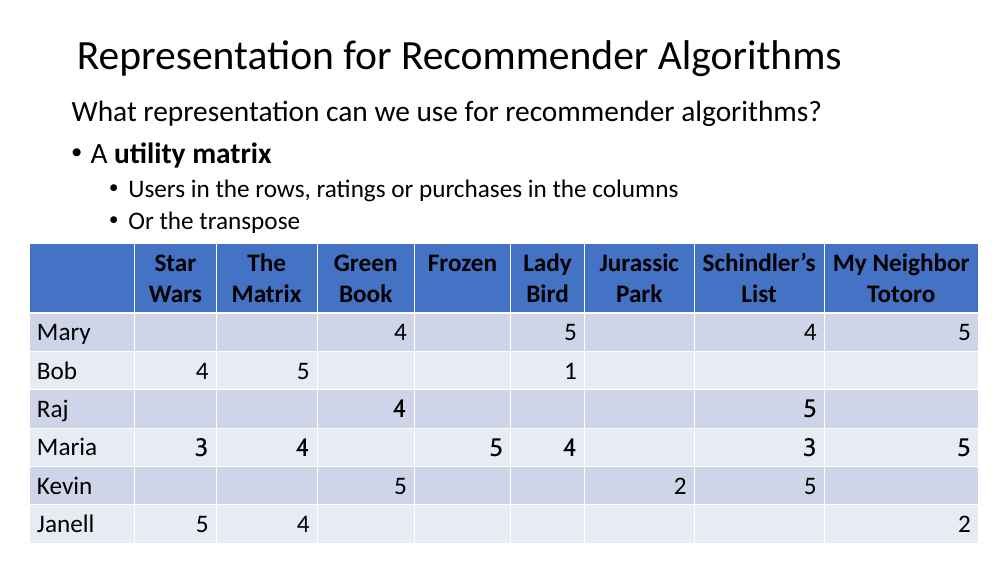
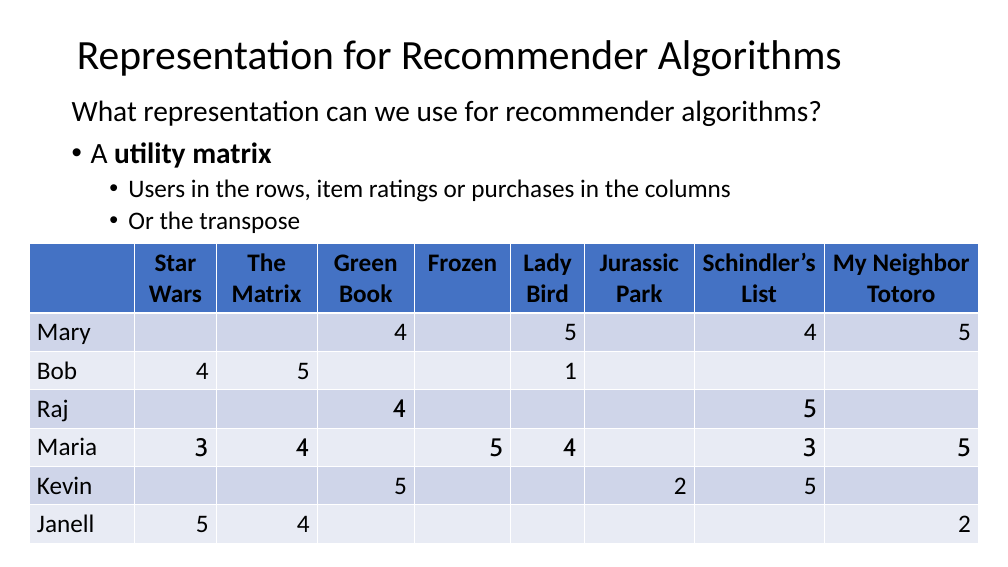
Before and after one commit to StephenElston/CSCI-E-108, a slide deck: slide 12 of slides/8_RecommenderSystems.pptx (slide 13 before the commit). Drawn at 1008x567 pixels with LibreOffice and Linux fonts; fonts in the diff are those of the drawing. Boxes give left, top, right and bottom in pixels: in the first picture for what was removed or moved away, otherwise in the second. Text is boxed around its words. In the diff, an @@ line names an element or a change of style, - is before the commit and + after.

Commit message:
Corrected typos in slides

```diff
--- a/slides/8_RecommenderSystems.pptx
+++ b/slides/8_RecommenderSystems.pptx
@@ text at (x1=128, y1=179, x2=731, y2=202): text changed @@
-  • Users in the rows, ratings or purchases in the columns
+  • Users in the rows, item ratings or purchases in the columns
```
Also in this commit, not shown: 9 other slides changed, 1 slide removed.
